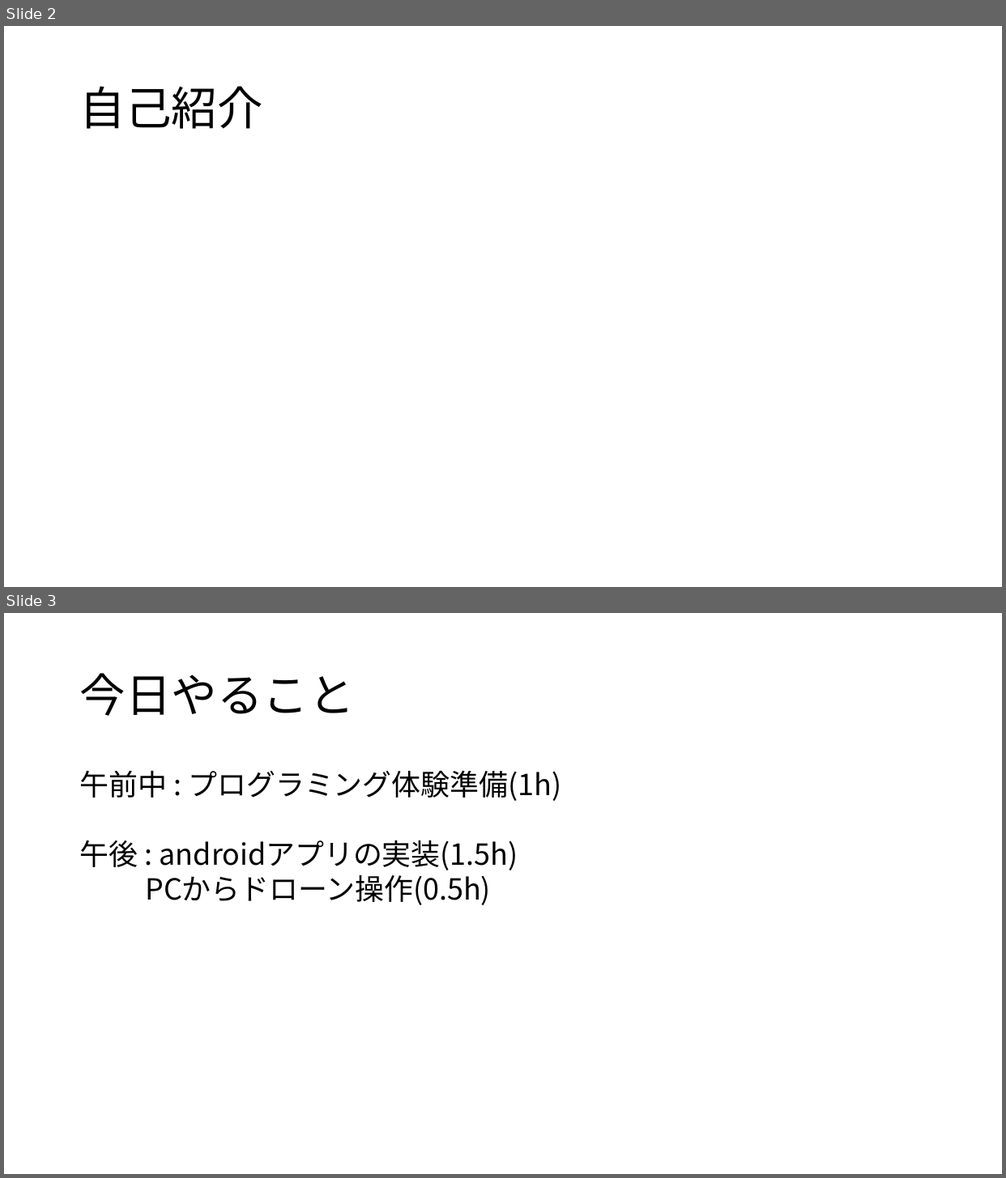
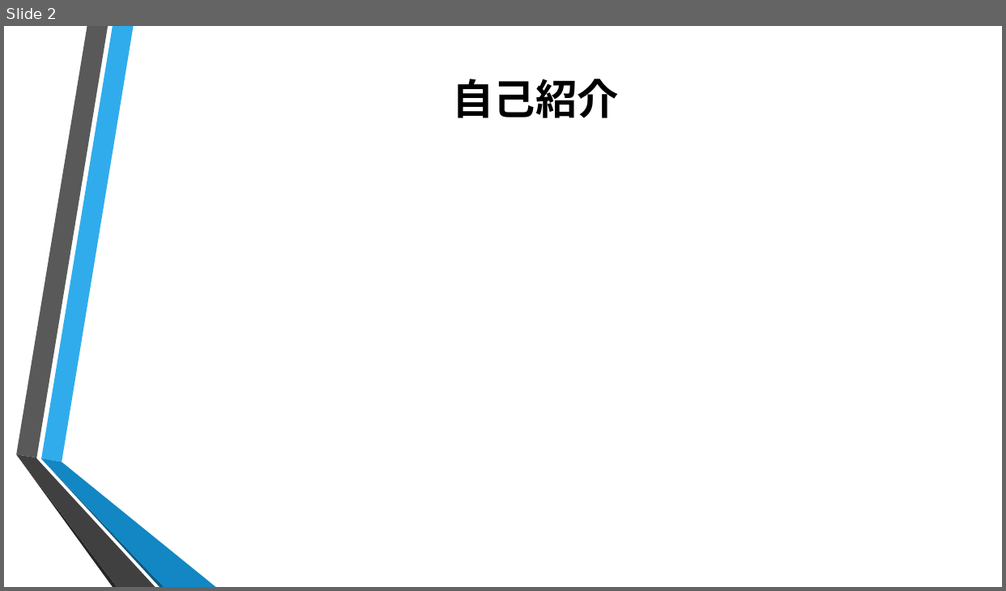
Before and after one commit to ColorSchemeSystem/1DaySummerIntern, a slide deck: 1day.pptx. Shown one above the other, each under a label of ours: slides 2 and 3 before the commit, slide 2 after it. The pictures are 1006x1178 and 1006x591 pixels, drawn with LibreOffice and Linux fonts; fonts in the diff are those of the drawing; background and template pictures are left out. Boxes give left, top, right and bottom in pixels: in the first picture for what was removed or moved away, otherwise in the second. Text is boxed around its words. In the diff, an @@ line names an element or a change of style, - is before the commit and + after.

```diff
--- a/1day.pptx
+++ b/1day.pptx
@@ slide 3 removed at (4,613,1002,1174), background #FFFFFF @@
@@ title removed at (80,673,355,716) @@
-今日やること
@@ text removed at (80,770,562,905) @@
-午前中 : プログラミング体験準備(1h)
-午後 : androidアプリの実装(1.5h)
-PCからドローン操作(0.5h)
@@ slide 2 changed as well @@
@@ title "自己紹介": place and size @@
-title "自己紹介" at (80,86,263,129)
+title "自己紹介" at (453,79,619,118)
@@ title "自己紹介" at (453,79,619,118): size 44 to 40 pt, bold on; alignment left to centre; line spacing 0.9 to 1 @@
@@ group added at (16,26,216,587): 6 freeform shapes @@
```
Also in this commit, not shown: 9 other slides changed, 10 slides added, 2 other slides removed.
